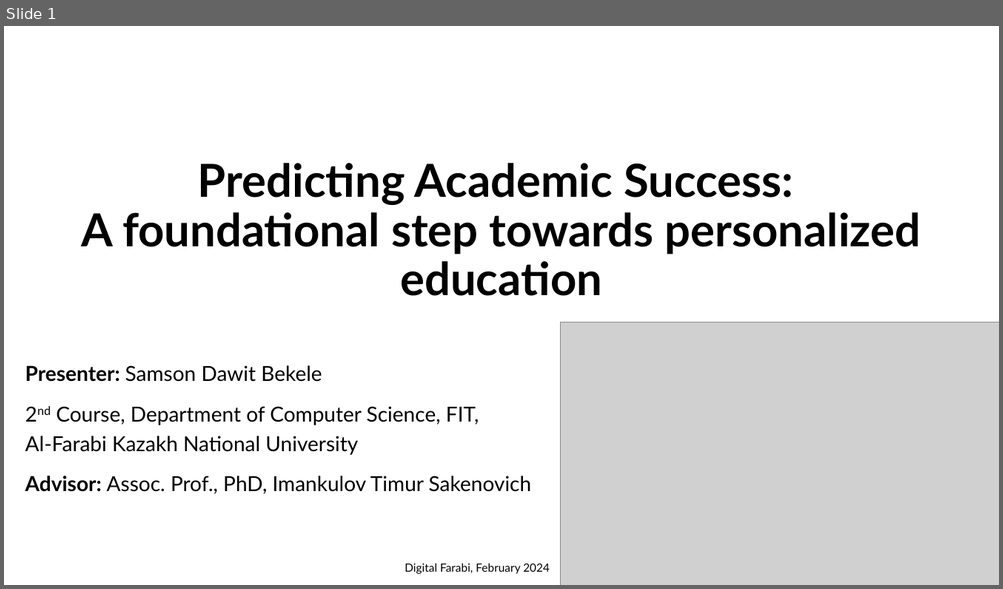
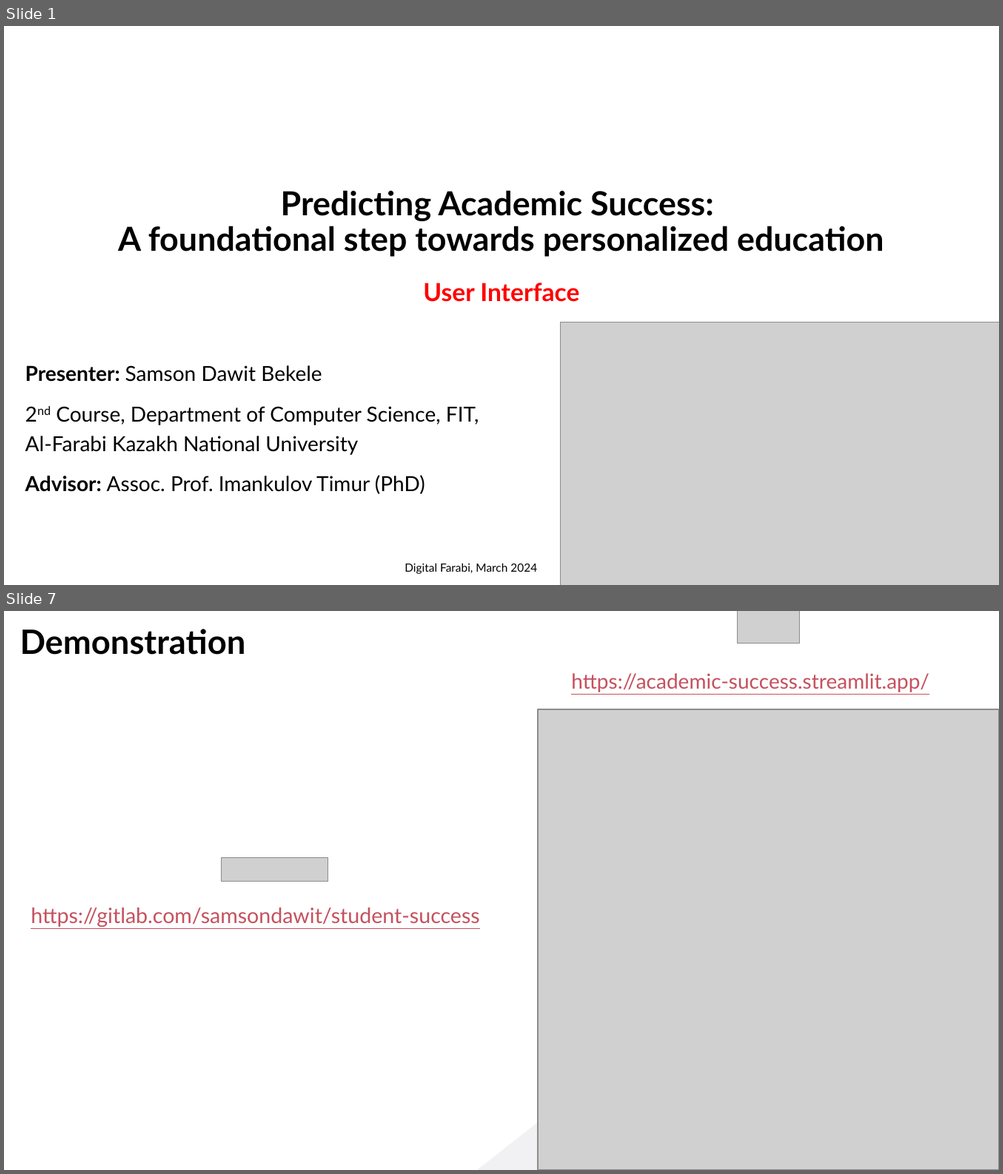
Before and after one commit to samsondawit/student-success, a slide deck: GUI/UI presentation.pptx. Shown one above the other, each under a label of ours: slide 1 before the commit, slides 1 and 7 after it; the slides between them are not shown. The pictures are 1003x589 and 1003x1174 pixels, drawn with LibreOffice and Linux fonts; fonts in the diff are those of the drawing; grey boxes stand for pictures. Boxes give left, top, right and bottom in pixels: in the first picture for what was removed or moved away, otherwise in the second. Text is boxed around its words. In the diff, an @@ line names an element or a change of style, - is before the commit and + after.

```diff
--- a/GUI/UI presentation.pptx
+++ b/GUI/UI presentation.pptx
@@ slide 7 added at (4,611,999,1170), background #FFFFFF; not listed: 1 template element that a slide beside it also shows @@
@@ title added at (20,629,246,655), 32.4 pt, text #000000, bold @@
+Demonstration
@@ picture added at (737,611,800,644) @@
@@ text added at (571,673,929,692), 20 pt, text #C5515E, underline @@
+https://academic-success.streamlit.app/
@@ picture added at (538,709,999,1170) @@
@@ picture added at (221,858,328,881) @@
@@ text added at (31,908,479,927), 20.4 pt, text #C5515E, underline @@
+https://gitlab.com/samsondawit/student-success
@@ slide 1 changed as well @@
@@ title "Predicting Academic Success: A foundational ...": place and size @@
-title "Predicting Academic Success: A foundational ..." at (81,163,921,296)
+title "Predicting Academic Success: A foundational ..." at (118,190,883,257)
@@ title "Predicting Academic Success: A foundational ..." at (118,190,883,257): size 44 to 32 pt @@
@@ text added at (423,283,579,302), 24 pt, text #FF0000, bold @@
+User Interface
@@ subtitle at (25,475,425,494): text changed @@
-Advisor: Assoc. Prof., PhD, Imankulov Timur Sakenovich
+Advisor: Assoc. Prof. Imankulov Timur (PhD)
@@ text at (404,563,537,574): text changed @@
-Digital Farabi, February 2024
+Digital Farabi, March 2024
```
Also in this commit, not shown: 2 other slides changed, 4 other slides added, 4 slides removed.
